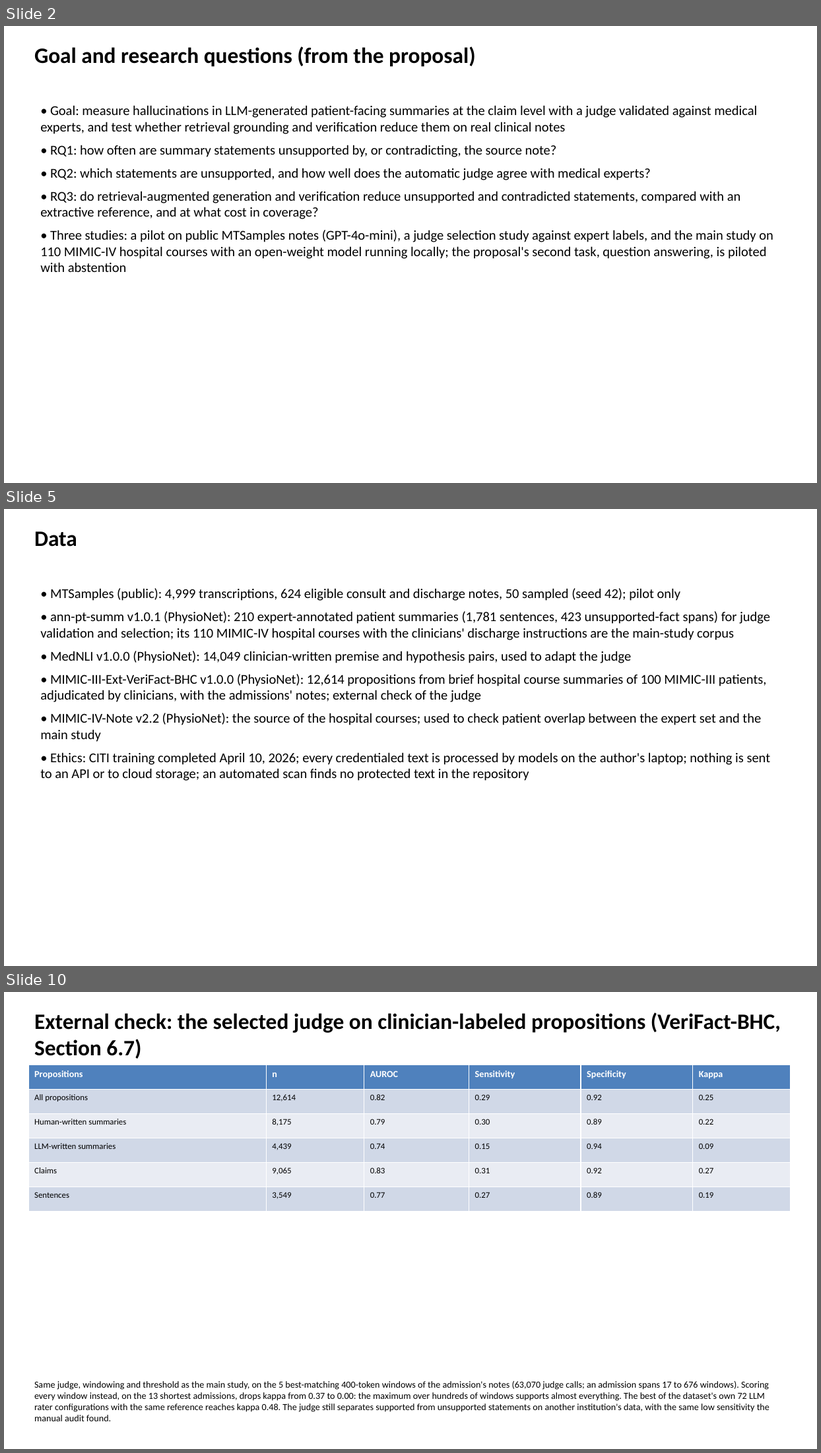
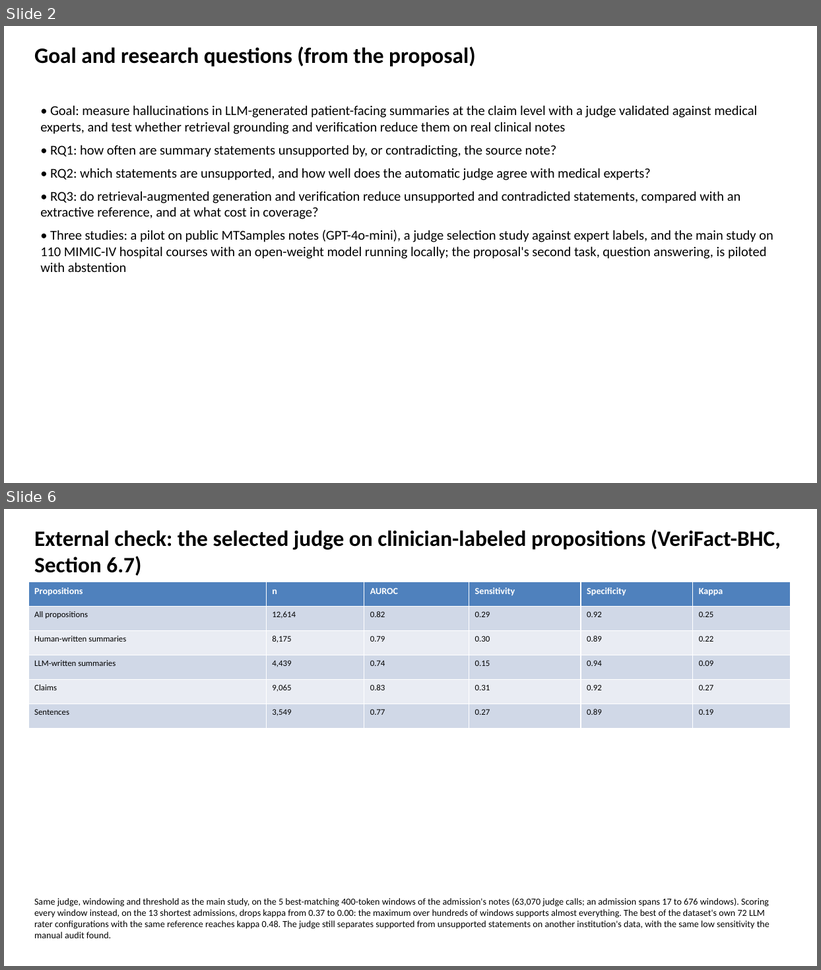
Before and after one commit to slay-a/medical-hallucination-eval, a slide deck: deliverables/Progress_Slides_Fall2026.pptx. Shown one above the other, each under a label of ours: slides 2, 5 and 10 before the commit, slides 2 and 6 after it; the slides between them are not shown. The pictures are 821x1453 and 821x970 pixels, drawn with LibreOffice and Linux fonts; fonts in the diff are those of the drawing. Boxes give left, top, right and bottom in pixels: in the first picture for what was removed or moved away, otherwise in the second. Text is boxed around its words. In the diff, an @@ line names an element or a change of style, - is before the commit and + after.

```diff
--- a/deliverables/Progress_Slides_Fall2026.pptx
+++ b/deliverables/Progress_Slides_Fall2026.pptx
@@ slide 5 removed at (4,509,817,966), background #FFFFFF @@
@@ text removed at (34,531,77,547) @@
-Data
@@ text removed at (40,588,771,781) @@
-• MTSamples (public): 4,999 transcriptions, 624 eligible consult and discharge notes, 50 sampled (seed 42); pilot only
-• ann-pt-summ v1.0.1 (PhysioNet): 210 expert-annotated patient summaries (1,781 sentences, 423 unsupported-fact spans) for judge validation and selection; its 110 MIMIC-IV hospital courses with the clinicians' discharge instructions are the main-study corpus
-• MedNLI v1.0.0 (PhysioNet): 14,049 clinician-written premise and hypothesis pairs, used to adapt the judge
-• MIMIC-III-Ext-VeriFact-BHC v1.0.0 (PhysioNet): 12,614 propositions from brief hospital course summaries of 100 MIMIC-III patients, adjudicated by clinicians, with the admissions' notes; external check of the judge
-• MIMIC-IV-Note v2.2 (PhysioNet): the source of the hospital courses; used to check patient overlap between the expert set and the main study
-• Ethics: CITI training completed April 10, 2026; every credentialed text is processed by models on the author's laptop; nothing is sent to an API or to cloud storage; an automated scan finds no protected text in the repository
@@ what was slide 10 is now slide 6 @@
```
Also in this commit, not shown: 6 slides changed, 8 other slides removed, 3 other files.
